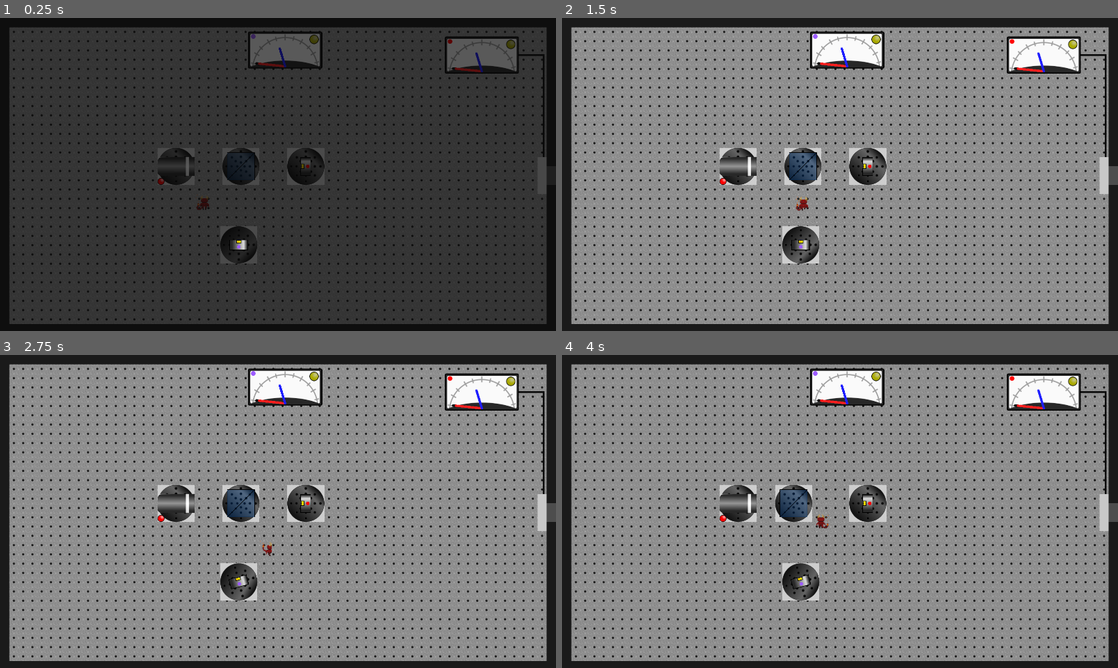
Above: before the commit, frames 1-4 (two rows, left to right).
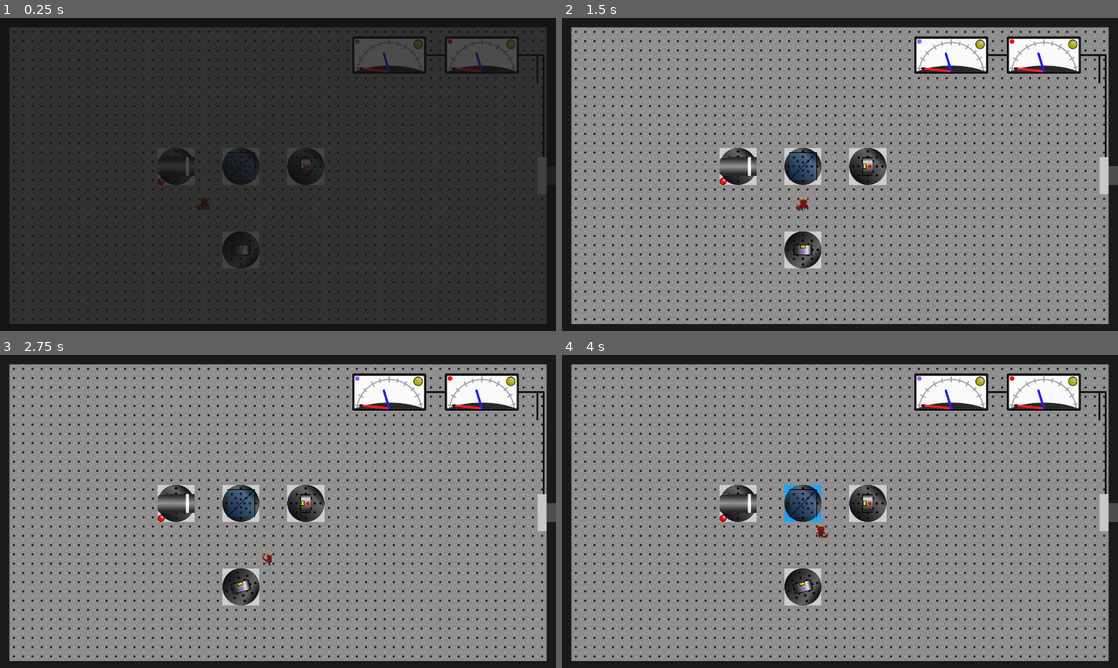
Above: after the commit, the same moments.

Repository: mbapplegate/maxwellDemon
Game: Godot game, scene res://worlds/test_level.tscn
The game is run twice, just before and just after one commit, with the same random seed, the same clock (stepped at 60 frames per second) and the same inputs. Before the commit the project has no main scene; this scene is started directly in both runs.
Inputs:
- Up to frame 1 (0.25 s): no input
- Up to frame 2 (1.5 s): hold Right (right) 0.53-1.28 s; hold Shift (pull) 0.53-1.28 s; hold Down (down) from 1.28 s (still down); tap Q (rotateCCW) at 1.35 s
- Up to frame 3 (2.75 s): release Down (down) at 2.03 s; hold Right (right) from 2.03 s (still down); hold E (rotateCW) from 2.03 s (still down)
- Up to frame 4 (4 s): release Right (right) at 2.78 s; release E (rotateCW) at 2.78 s; hold Up (up) 2.78-3.53 s; tap Space (toggleEnergize) at 2.85 s; tap Enter at 3.5 s; hold Left (left) from 3.53 s (still down); hold Shift (pull) from 3.53 s (still down)

The runs differ from the first frame. In frame 1, 2.5% of the frame differs, in the area x 39-97%, y 4-80%; in frame 2, 3.8%; in frame 3, 3.8%; in frame 4, 4.6%, in the area x 38-97%, y 4-80%.

Commit message:
Added scene manager

Diff:
--- a/project.godot
+++ b/project.godot
@@ -11,8 +11,13 @@
 [application]
 
 config/name="Maxwell_Grid"
+run/main_scene="res://utilities/mainMenu/main_menu.tscn"
 config/features=PackedStringArray("4.2", "Forward Plus")
 config/icon="res://icon.svg"
+
+[autoload]
+
+SceneSwitcher="*res://utilities/sceneSwitcher/scene_switcher.tscn"
 
 [display]
 
--- a/scenes/DetectorMeterAnalog/detector_meter.gd
+++ b/scenes/DetectorMeterAnalog/detector_meter.gd
@@ -22,15 +22,21 @@
 @onready var timer = $Timer
 @onready var light = $LightSprite
 @onready var idBall = $IDSprite
+@onready var goalWire = $goalWire
 
 var powerArray = []
 var arrayIndex = 0
 var currentEnergy = 0.0
 var goalMet = false
+
+const WIRE_OFF_COLOR = Color(10/255.0,10/255.0,10/255.0)
+const WIRE_ON_COLOR = Color(240/255.0,240/255.0,60/255.0)
+
 signal goalMetChanged(val:bool)
 
 func _ready():
 	idBall.modulate = IDColor
+	goalWire.modulate = WIRE_OFF_COLOR
 	for child in get_children():
 		if child.name == "PointDetector":
 			child.initialize()
@@ -60,6 +66,10 @@
 func _packetDetected(energy:float):
 	currentEnergy += energy
 
+func setGoalWirePoints(pointArray:PackedVector2Array):
+	goalWire.clear_points()
+	goalWire.points = pointArray
+
 func _on_timer_timeout():
 	powerArray[arrayIndex] = currentEnergy
 	arrayIndex += 1
@@ -70,12 +80,14 @@
 	avgLine.set_point_position(1,LINE_ORIGIN+AVG_LINE_LENGTH*_getPointDirection(currentAvg))
 	currentEnergy = 0.0
 	if currentAvg >= goalPower:
-		light.texture = load("res://scenes/DetectorMeterAnalog/indicatorLight_256px_ON.png")
 		if not goalMet:
+			light.texture = load("res://scenes/DetectorMeterAnalog/indicatorLight_256px_ON.png")
+			goalWire.modulate = WIRE_ON_COLOR
 			goalMet = true
 			goalMetChanged.emit(goalMet)
 	else:
-		light.texture = load("res://scenes/DetectorMeterAnalog/indicatorLight_256px_OFF.png")
 		if goalMet:
+			light.texture = load("res://scenes/DetectorMeterAnalog/indicatorLight_256px_OFF.png")
+			goalWire.modulate = WIRE_OFF_COLOR
 			goalMet = false
 			goalMetChanged.emit(goalMet)
--- a/scenes/DetectorMeterAnalog/detector_meter.tscn
+++ b/scenes/DetectorMeterAnalog/detector_meter.tscn
@@ -17,6 +17,10 @@
 
 [node name="meterShape" type="CollisionShape2D" parent="."]
 shape = SubResource("RectangleShape2D_k0pt1")
+
+[node name="goalWire" type="Line2D" parent="."]
+points = PackedVector2Array(0, 0, 150, 0)
+width = 6.0
 
 [node name="meterSprite" type="Sprite2D" parent="."]
 texture = ExtResource("2_nbrkn")
--- /dev/null
+++ b/utilities/mainMenu/main_menu.gd
@@ -0,0 +1,4 @@
+extends Node2D
+
+func _on_button_pressed():
+	SceneSwitcher.ChangeScene("TestLevel")
--- /dev/null
+++ b/utilities/mainMenu/main_menu.tscn
@@ -0,0 +1,15 @@
+[gd_scene load_steps=2 format=3 uid="uid://bfbvy82r12g1w"]
+
+[ext_resource type="Script" path="res://utilities/mainMenu/main_menu.gd" id="1_8rlkq"]
+
+[node name="MainMenu" type="Node2D"]
+script = ExtResource("1_8rlkq")
+
+[node name="Button" type="Button" parent="."]
+offset_left = 32.0
+offset_top = 64.0
+offset_right = 128.0
+offset_bottom = 96.0
+text = "Start Game"
+
+[connection signal="pressed" from="Button" to="." method="_on_button_pressed"]
--- /dev/null
+++ b/utilities/sceneSwitcher/scene_switcher.gd
@@ -0,0 +1,47 @@
+extends Node2D
+class_name SceneManager
+
+@export var Scenes : Dictionary = {}
+@onready var fader = $ColorRect
+var currentSceneAlias : StringName = ""
+const FaderBlack = Color(12/255.0,12/255.0,12/255.0,1.0)
+const FaderTrans = Color(12/255.0, 12/255.0, 12/255.0, 0.0)
+
+func _ready():
+	var mainScene : StringName = ProjectSettings.get_setting("application/run/main_scene")
+	currentSceneAlias = Scenes.find_key(mainScene)
+	var fadeIn = get_tree().create_tween()
+	fadeIn.set_ease(Tween.EASE_IN_OUT)
+	fadeIn.set_trans(Tween.TRANS_LINEAR)
+	fadeIn.tween_property(fader,"color",FaderTrans,1.0)
+
+func AddScene(sceneAlias : String, scenePath : String):
+	Scenes[sceneAlias] = scenePath
+
+func RemoveScene(sceneAlias : String):
+	Scenes.erase(sceneAlias)
+
+func ChangeScene(sceneAlias : String):
+	var fadeOut = get_tree().create_tween()
+	fadeOut.set_ease(Tween.EASE_IN_OUT)
+	fadeOut.set_trans(Tween.TRANS_LINEAR)
+	fadeOut.tween_property(fader,"color",FaderBlack,1.0)
+	await fadeOut.finished
+	currentSceneAlias = sceneAlias
+	get_tree().change_scene_to_file(Scenes[sceneAlias])
+	var fadeIn = get_tree().create_tween()
+	fadeIn.set_ease(Tween.EASE_IN_OUT)
+	fadeIn.set_trans(Tween.TRANS_LINEAR)
+	fadeIn.tween_property(fader,"color",FaderTrans,1.0)
+
+func ReloadCurrentScene():
+	get_tree().reload_current_scene()
+
+func QuitGame():
+	get_tree().quit()
+
+func GetSceneCount():
+	return Scenes.size()
+
+func GetCurrentSceneAlias():
+	return currentSceneAlias
--- /dev/null
+++ b/utilities/sceneSwitcher/scene_switcher.tscn
@@ -0,0 +1,17 @@
+[gd_scene load_steps=2 format=3 uid="uid://vyl86o748qf4"]
+
+[ext_resource type="Script" path="res://utilities/sceneSwitcher/scene_switcher.gd" id="1_sww8q"]
+
+[node name="SceneSwitcher" type="Node2D"]
+script = ExtResource("1_sww8q")
+Scenes = {
+"MainMenu": &"res://utilities/mainMenu/main_menu.tscn",
+"TestLevel": &"res://worlds/test_level.tscn",
+"TestWorld": &"res://worlds/test_world.tscn"
+}
+
+[node name="ColorRect" type="ColorRect" parent="."]
+z_index = 5
+offset_right = 1920.0
+offset_bottom = 1080.0
+color = Color(0.0784314, 0.0784314, 0.0784314, 1)
--- a/worlds/test_level.tscn
+++ b/worlds/test_level.tscn
@@ -8,6 +8,9 @@
 
 [node name="TestLevel" instance=ExtResource("1_hc1is")]
 script = ExtResource("2_r7nx1")
+
+[node name="goalWire" parent="." index="1"]
+points = PackedVector2Array(1455, 128, 1860, 128, 1860, 480)
 
 [node name="Player" parent="." index="3"]
 position = Vector2(679, 612)
@@ -20,12 +23,12 @@
 position = Vector2(840, 518)
 
 [node name="DetectorMeter2" parent="." index="8" instance=ExtResource("3_uhqtu")]
-position = Vector2(984.664, 110.752)
+position = Vector2(1344, 128)
 maxPower = 5.0
 goalPower = 2.0
 IDColor = Color(0.611765, 0.356863, 1, 1)
 
 [node name="PointDetector" parent="DetectorMeter2" index="8" instance=ExtResource("4_8y41k")]
-position = Vector2(-146.664, 657.248)
+position = Vector2(-504, 663)
 initialAngle = 90.0
 isPushable = false
--- a/worlds/world_template.gd
+++ b/worlds/world_template.gd
@@ -4,25 +4,20 @@
 @onready var tmap = $TileMap
 @onready var door = $Doorway
 @onready var detMeter = $DetectorMeter
+@onready var detLine1 = $DetectorMeter/detLine1
 @onready var player = $Player
 @onready var wire = $goalWire
-@onready var fader = $screenFader
 
-@export var nextScenePath = "res://worlds/world_template.tscn"
+@export var nextSceneAlias : StringName = "MainMenu"
 var newScene = null
 const WIRE_OFF_COLOR = Color(10/255.0,10/255.0,10/255.0)
 const WIRE_ON_COLOR = Color(240/255.0,240/255.0,60/255.0)
-const FADE_IN_TIME = 0.75
-const FADE_OUT_TIME = 0.5
+
 
 # Called when the node enters the scene tree for the first time.
 func _ready():
-	var tween = get_tree().create_tween()
-	tween.set_trans(Tween.TRANS_LINEAR)
-	tween.set_ease(Tween.EASE_IN)
-	tween.tween_property(fader,"color",Color(0.1,0.1,0.1,0.0),FADE_IN_TIME)
-
-
+	detLine1.visible=false
+	detMeter.setGoalWirePoints(detLine1.points)
 	player.levelComplete.connect(_next_level)
 	wire.modulate = WIRE_OFF_COLOR
 	for child in get_children():
@@ -30,8 +25,7 @@
 			child.initialize()
 		elif child is detectorMeter:
 			child.goalMetChanged.connect(_toggleDoor)
-	newScene = load(nextScenePath)
-	await tween.finished
+
 
 func _ray_hit(photonObj:Object, _collPoint:Vector2, _collNormal:Vector2, _collider:Object):
 	photonObj.rayDying = true
@@ -51,9 +45,4 @@
 		door.closeDoor()
 
 func _next_level():
-	var tween = get_tree().create_tween()
-	tween.set_trans(Tween.TRANS_LINEAR)
-	tween.set_ease(Tween.EASE_OUT)
-	tween.tween_property(fader,"color",Color(0.1,0.1,0.1,1.0),FADE_OUT_TIME)
-	await tween.finished
-	get_tree().change_scene_to_packed(newScene)
+	SceneSwitcher.ChangeScene(nextSceneAlias)
--- a/worlds/world_template.tscn
+++ b/worlds/world_template.tscn
@@ -43,7 +43,7 @@
 
 [node name="goalWire" type="Line2D" parent="."]
 position = Vector2(17, 0)
-points = PackedVector2Array(1775, 128, 1860, 128, 1860, 480)
+points = PackedVector2Array(1839, 224, 1860, 224, 1860, 480)
 width = 6.0
 
 [node name="Doorway" parent="." instance=ExtResource("4_tcvdg")]
@@ -58,11 +58,9 @@
 [node name="PointDetector" parent="DetectorMeter" instance=ExtResource("7_00355")]
 position = Vector2(-608, 384)
 
+[node name="detLine1" type="Line2D" parent="DetectorMeter"]
+points = PackedVector2Array(0, 0, 192, 0, 192, 98)
+width = 6.0
+
 [node name="LaserSource" parent="." instance=ExtResource("8_4hlqj")]
 position = Vector2(614.925, 503.77)
-
-[node name="screenFader" type="ColorRect" parent="."]
-z_index = 1
-offset_right = 1920.0
-offset_bottom = 1088.0
-color = Color(0, 0, 0, 1)
